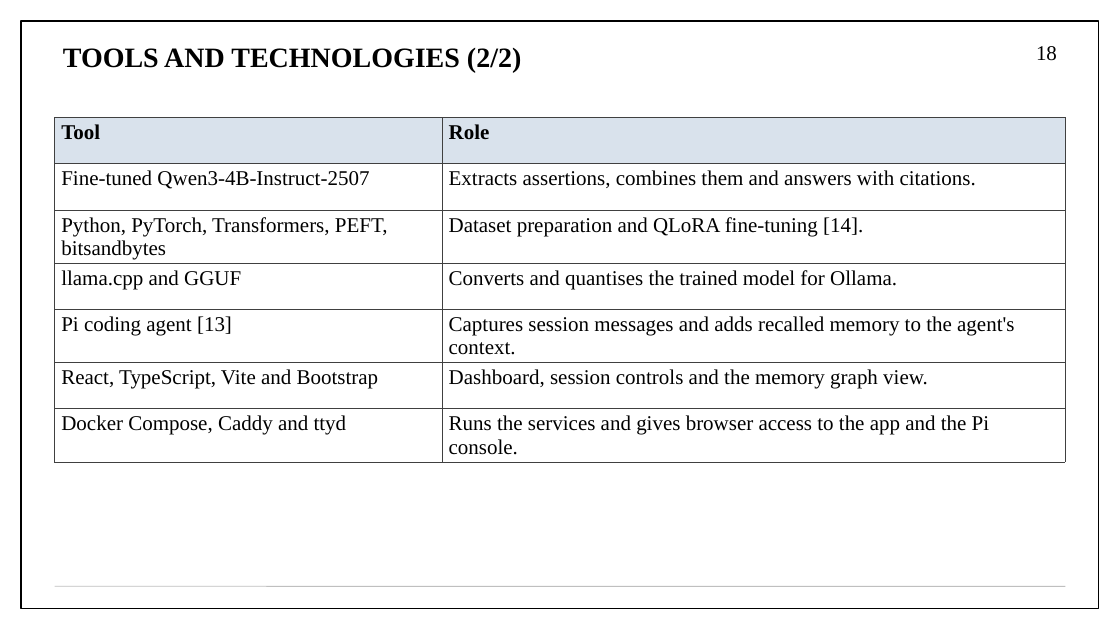
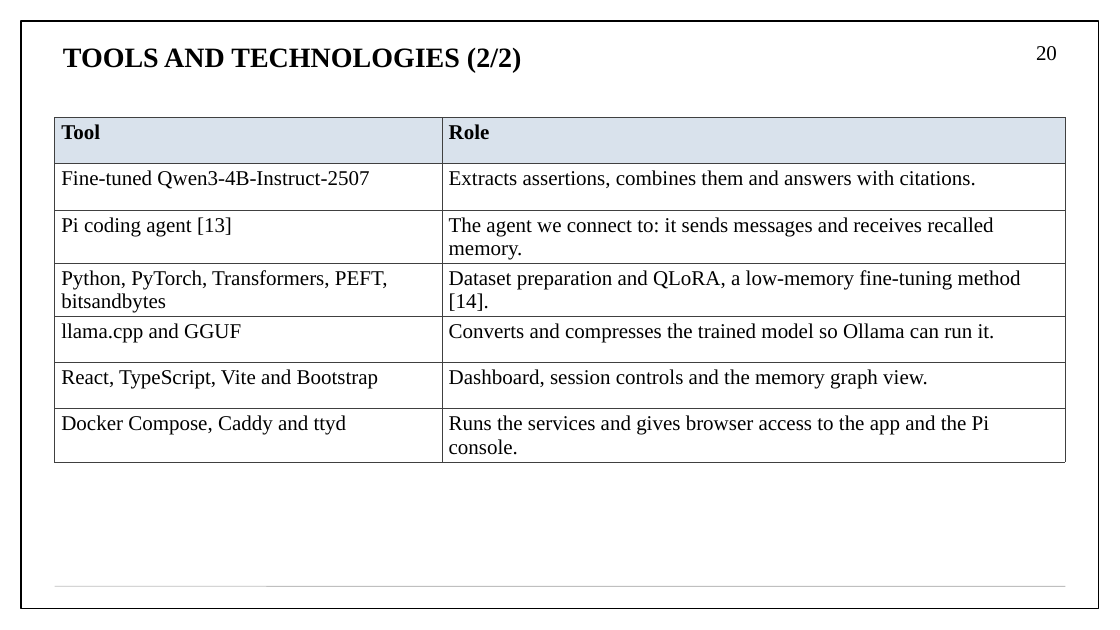
Before and after one commit to aryaniyaps/sdp-2026, a slide deck: slide 20 of P1_R2_13.pptx (slide 18 before the commit). Drawn at 1120x630 pixels with LibreOffice and Linux fonts; fonts in the diff are those of the drawing. Boxes give left, top, right and bottom in pixels: in the first picture for what was removed or moved away, otherwise in the second. Text is boxed around its words. In the diff, an @@ line names an element or a change of style, - is before the commit and + after.

```diff
--- a/P1_R2_13.pptx
+++ b/P1_R2_13.pptx
@@ page number at bbox=[1036, 46, 1057, 61]: text changed @@
-18
+20
@@ table at bbox=[55, 118, 1065, 459] @@
-row 3, column 1: Python, PyTorch, Transformers, PEFT, bitsandbytes
+row 3, column 1: Pi coding agent [13]
-row 3, column 2: Dataset preparation and QLoRA fine-tuning [14].
+row 3, column 2: The agent we connect to: it sends messages and receives recalled memory.
-row 4, column 1: llama.cpp and GGUF
+row 4, column 1: Python, PyTorch, Transformers, PEFT, bitsandbytes
-row 4, column 2: Converts and quantises the trained model for Ollama.
+row 4, column 2: Dataset preparation and QLoRA, a low-memory fine-tuning method [14].
-row 5, column 1: Pi coding agent [13]
+row 5, column 1: llama.cpp and GGUF
-row 5, column 2: Captures session messages and adds recalled memory to the agent's context.
+row 5, column 2: Converts and compresses the trained model so Ollama can run it.
```
Also in this commit, not shown: 23 other slides changed, 4 slides added, 1 slide removed, 1 other file.
